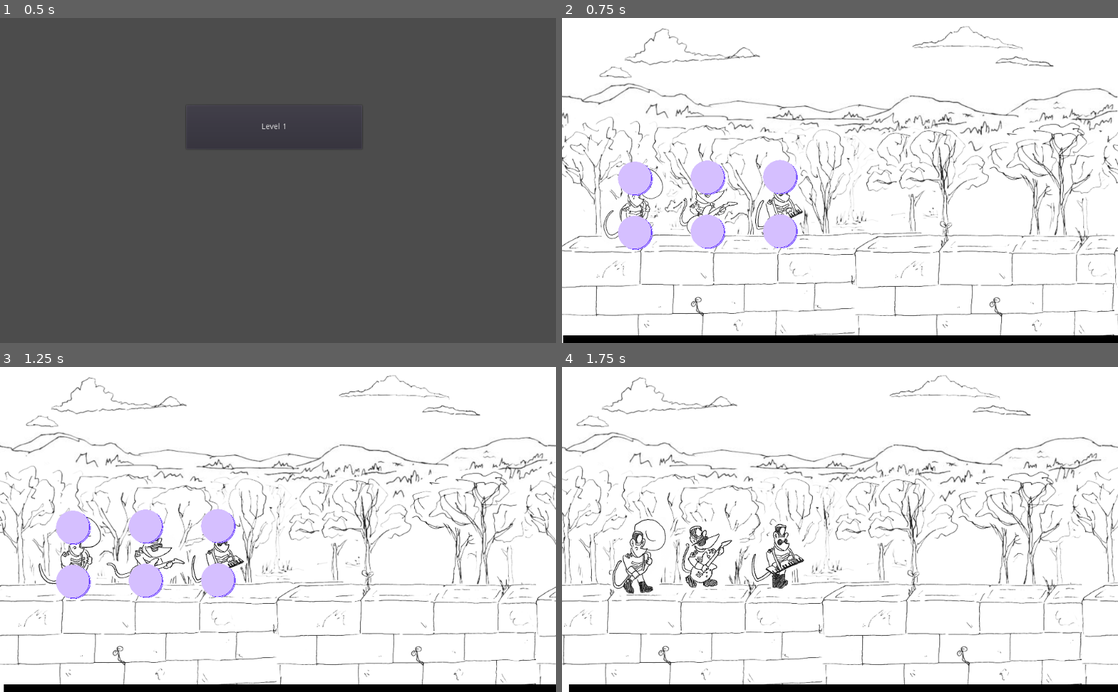
Above: before the commit, frames 1-4 (two rows, left to right).
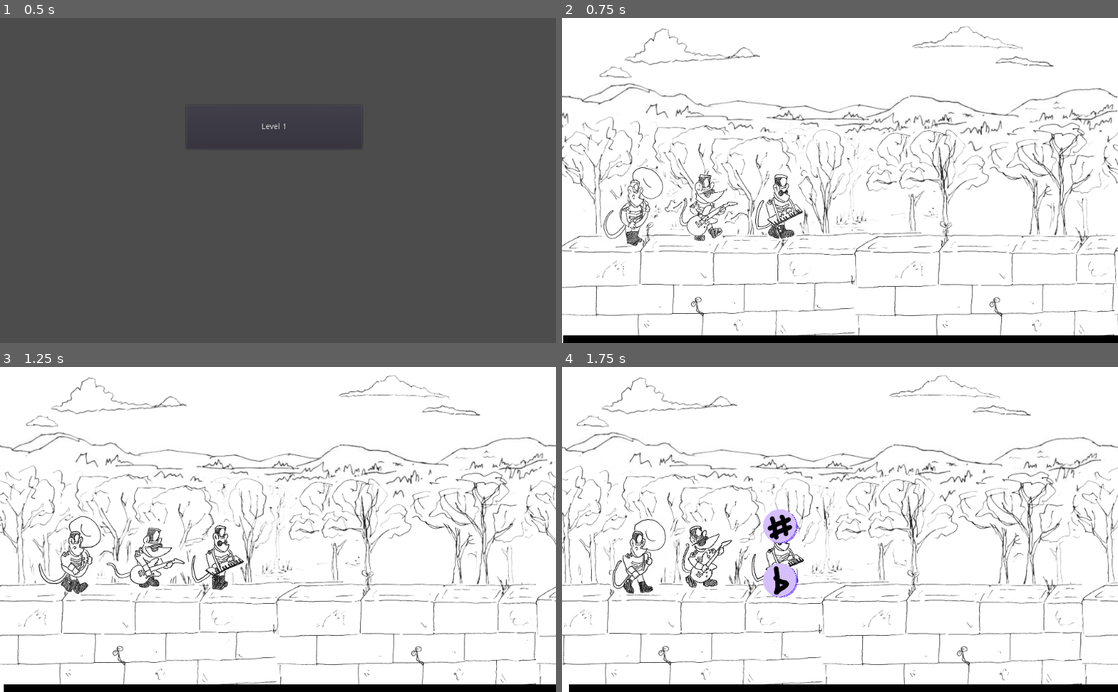
Above: after the commit, the same moments.

Repository: Binney/ludum-dare-46
Game: Godot game, scene res://Menu.tscn
Two runs of this game, one before a commit and one after it. Both use one fixed random seed, a clock stepped at 60 frames per second and the inputs below.
Inputs (mouse positions are in pixels of both pictures, inside the frame that each line leads up to):
- Up to frame 1 (0.5 s): no input
- Up to frame 2 (0.75 s): click "Level 1" at 0.5 s
- Up to frame 3 (1.25 s): no input
- Up to frame 4 (1.75 s): move the mouse to (778, 552) at 1.27 s; click (778, 552) at 1.42 s

Frame 1 is identical in both runs. In frame 2, 3.1% of the frame differs, in the area x 10-43%, y 43-72%; in frame 3, 3.1%; in frame 4, 1.0%.

Commit message:
add icons to buttons

Diff:
--- a/project/ActionButton.gd
+++ b/project/ActionButton.gd
@@ -1,6 +1,11 @@
 extends Area2D
 
+export(String) var action
+
 signal performAction
+
+func _ready():
+	$AnimatedSprite.play(action)
 
 func _input_event(viewport, event, shape_idx):
 	if (event is InputEventScreenTouch):
--- a/project/ActionButton.tscn
+++ b/project/ActionButton.tscn
@@ -1,10 +1,29 @@
-[gd_scene load_steps=4 format=2]
+[gd_scene load_steps=11 format=2]
 
 [ext_resource path="res://sprite/buttonBase.png" type="Texture" id=1]
 [ext_resource path="res://ActionButton.gd" type="Script" id=2]
+[ext_resource path="res://sprite/flatten2.png" type="Texture" id=3]
+[ext_resource path="res://sprite/flatten3.png" type="Texture" id=4]
+[ext_resource path="res://sprite/sharpen1.png" type="Texture" id=5]
+[ext_resource path="res://sprite/sharpen2.png" type="Texture" id=6]
+[ext_resource path="res://sprite/flatten1.png" type="Texture" id=7]
+[ext_resource path="res://sprite/sharpen3.png" type="Texture" id=8]
 
 [sub_resource type="CircleShape2D" id=1]
 radius = 36.4289
+
+[sub_resource type="SpriteFrames" id=2]
+animations = [ {
+"frames": [ ExtResource( 7 ), ExtResource( 3 ), ExtResource( 7 ), ExtResource( 4 ) ],
+"loop": true,
+"name": "flatten",
+"speed": 10.0
+}, {
+"frames": [ ExtResource( 5 ), ExtResource( 6 ), ExtResource( 5 ), ExtResource( 8 ) ],
+"loop": true,
+"name": "sharpen",
+"speed": 10.0
+} ]
 
 [node name="ActionButton" type="Area2D"]
 script = ExtResource( 2 )
@@ -16,3 +35,10 @@
 [node name="CollisionShape2D" type="CollisionShape2D" parent="."]
 scale = Vector2( 0.993934, 1.02265 )
 shape = SubResource( 1 )
+
+[node name="AnimatedSprite" type="AnimatedSprite" parent="."]
+scale = Vector2( 0.1, 0.101954 )
+frames = SubResource( 2 )
+animation = "flatten"
+frame = 1
+playing = true
--- a/project/Mousician.tscn
+++ b/project/Mousician.tscn
@@ -19,6 +19,7 @@
 scale = Vector2( 0.5, 0.5 )
 frames = ExtResource( 1 )
 animation = "sad_guitar"
+frame = 3
 playing = true
 
 [node name="AudioStreamPlayer" type="AudioStreamPlayer" parent="."]
@@ -28,13 +29,16 @@
 shape = SubResource( 1 )
 
 [node name="ActionMenu" type="Area2D" parent="."]
+visible = false
 script = ExtResource( 4 )
 
 [node name="Sharpen" parent="ActionMenu" instance=ExtResource( 3 )]
 position = Vector2( 0, -50 )
+action = "sharpen"
 
 [node name="Flatten" parent="ActionMenu" instance=ExtResource( 3 )]
 position = Vector2( 0, 50 )
+action = "flatten"
 
 [node name="CollisionShape2D" type="CollisionShape2D" parent="ActionMenu"]
 scale = Vector2( -10.9485, -41.0251 )
Binary file added: project/sprite/flatten1.png
Not shown, added: project/sprite/flatten1.png.import
Binary file added: project/sprite/flatten2.png
Not shown, added: project/sprite/flatten2.png.import
Binary file added: project/sprite/flatten3.png
Not shown, added: project/sprite/flatten3.png.import
Binary file added: project/sprite/sharpen1.png
Not shown, added: project/sprite/sharpen1.png.import
Binary file added: project/sprite/sharpen2.png
Not shown, added: project/sprite/sharpen2.png.import
Binary file added: project/sprite/sharpen3.png
Not shown, added: project/sprite/sharpen3.png.import
(and 1 more such lines)
